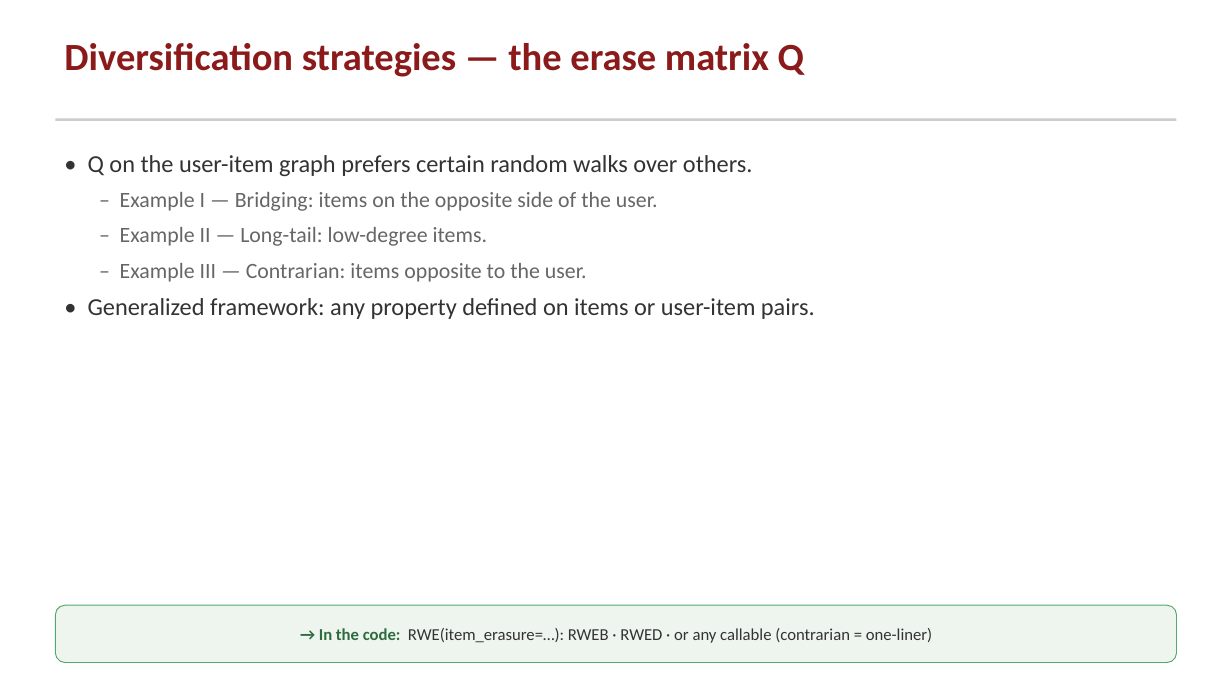
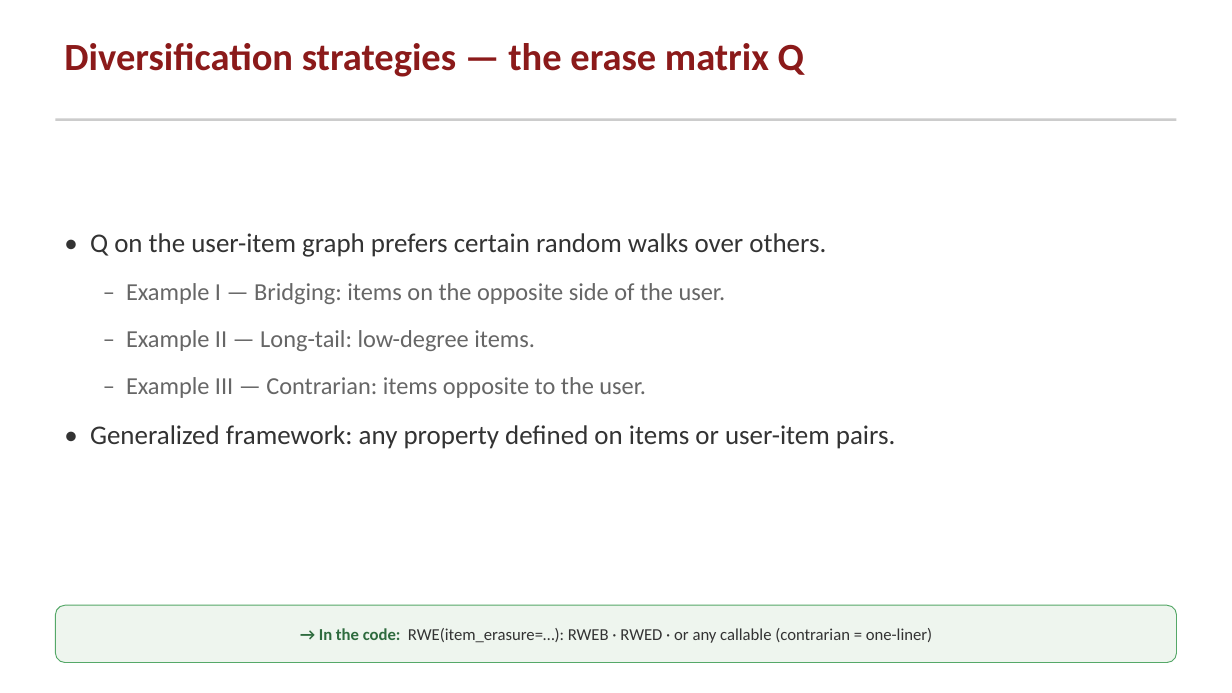
Before and after one commit to greenwichg/random_walks_with_erasure, a slide deck: slide 10 of docs/RWE_talk.pptx. Drawn at 1232x693 pixels with LibreOffice and Linux fonts; fonts in the diff are those of the drawing. Boxes give left, top, right and bottom in pixels: in the first picture for what was removed or moved away, otherwise in the second. Text is boxed around its words. In the diff, an @@ line names an element or a change of style, - is before the commit and + after.

```diff
--- a/docs/RWE_talk.pptx
+++ b/docs/RWE_talk.pptx
@@ text "• Q on the user-item ...": place and size @@
-text "• Q on the user-item ..." at [88, 155, 815, 319]
+text "• Q on the user-item ..." at [90, 233, 895, 449]
@@ text "• Q on the user-item ..." at [90, 233, 895, 449]: size 19 to 21 pt in "• Q on the user-item graph prefers ...", "• Generalized framework: any property defined on ..."; size 17 to 19 pt in "– Example I — Bridging: items on ...", "– Example II — Long-tail: low-degree items.", "– Example III — Contrarian: items opposite ..."; more space between paragraphs @@
```
Also in this commit, not shown: 16 other slides changed, 3 other files.
